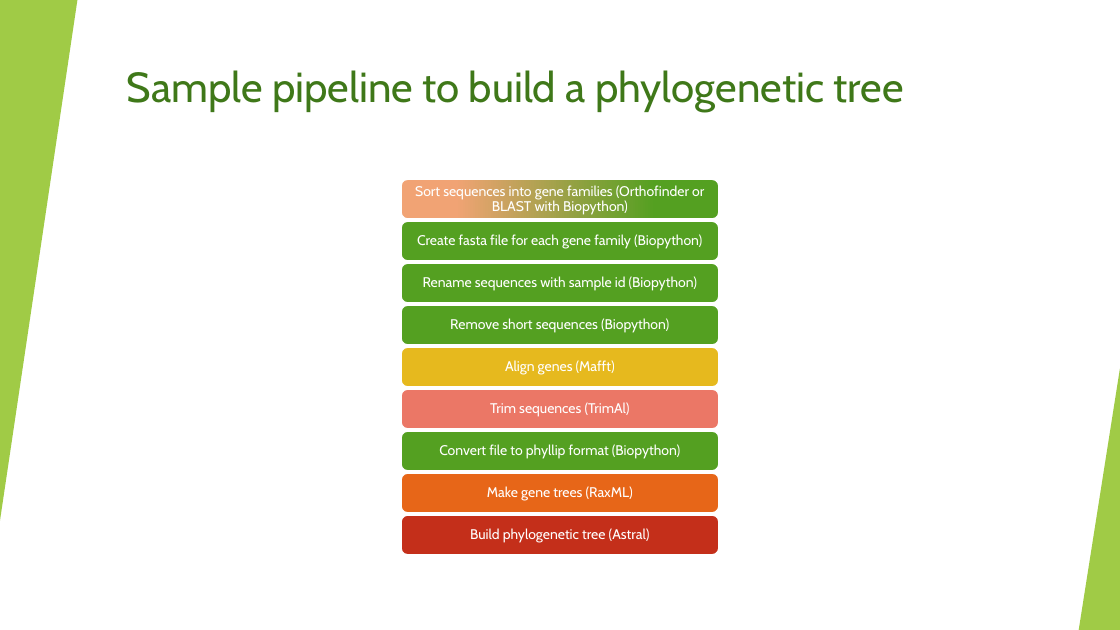
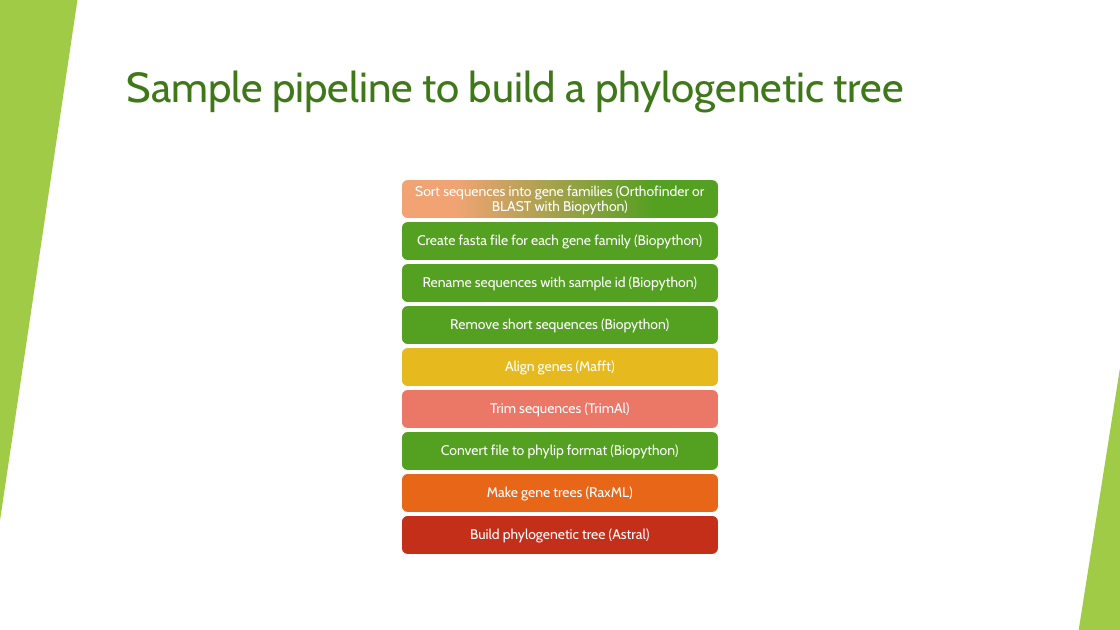
Before and after one commit to aGitHasNoName/Biopython, a slide deck: slide 4 of slides.pptx. Drawn at 1120x630 pixels with LibreOffice and Linux fonts; fonts in the diff are those of the drawing. Boxes give left, top, right and bottom in pixels: in the first picture for what was removed or moved away, otherwise in the second. Text is boxed around its words. In the diff, an @@ line names an element or a change of style, - is before the commit and + after.

```diff
--- a/slides.pptx
+++ b/slides.pptx
@@ text at [441,444,678,459]: text changed @@
-Convert file to phyllip format (Biopython)
+Convert file to phylip format (Biopython)
```
Also in this commit, not shown: 3 other slides changed, 2 slides added, 1 slide removed.
